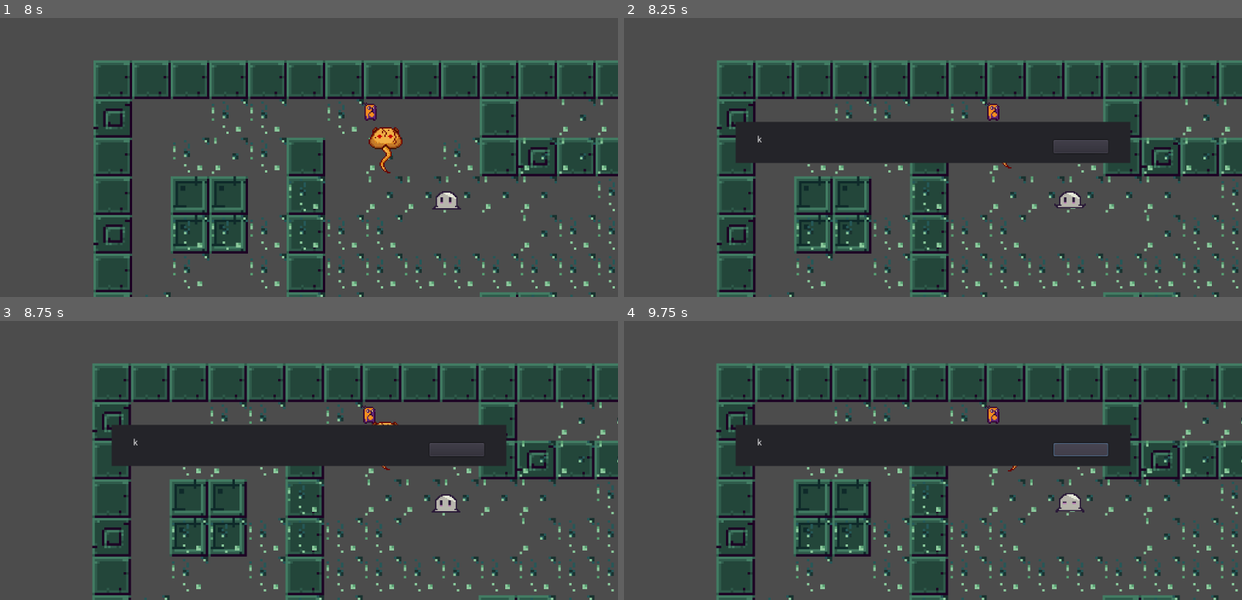
Above: before the commit, frames 1-4 (two rows, left to right).
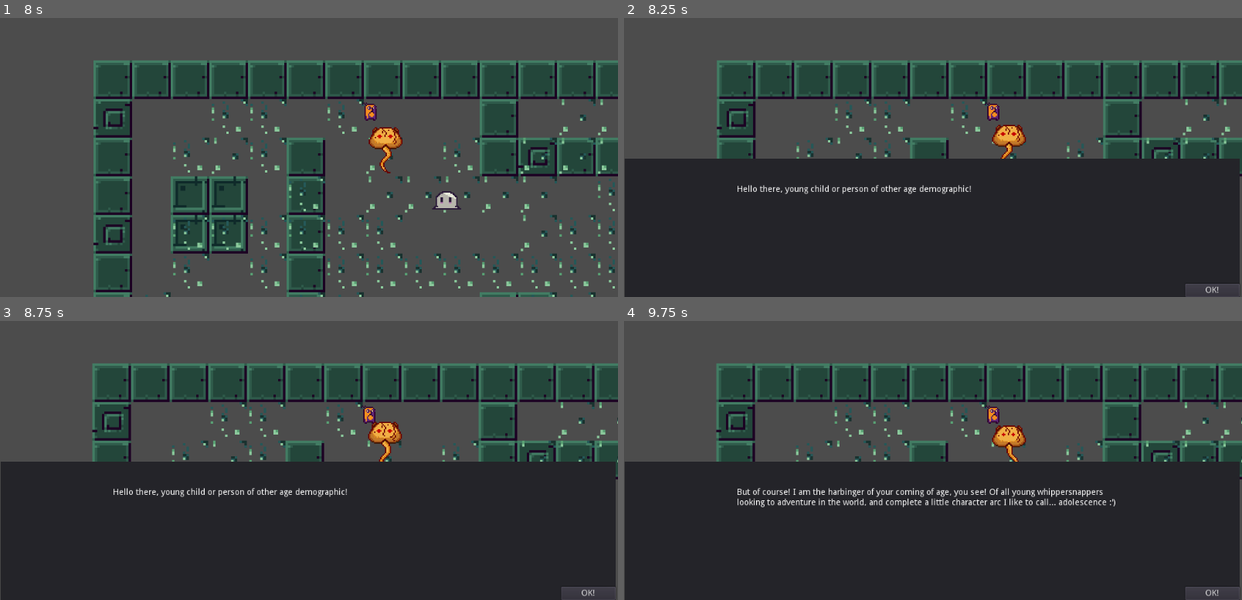
Above: after the commit, the same moments.

Repository: 8aku/godot_tutorials
Game: Godot game, scene res://Scenes/World.tscn
The game is run twice, just before and just after one commit, with the same random seed, the same clock (stepped at 60 frames per second) and the same inputs.
Inputs (mouse positions are in pixels of both pictures, inside the frame that each line leads up to; where the layout moved, square brackets give the same spot in the first picture):
- Up to frame 1 (8 s): tap Enter (inspect_item) at 0.5, 2.85, 7.35 s; move the mouse to (278, 204) at 0.52 s; hold Enter (inspect_item) 0.53-1.28 s; hold W (ui_up) 0.53-2.03 s; click (278, 204) at 0.67 s; move the mouse to (494, 188) at 1.27 s; tap Space (interact) at 1.35, 5.85 s; move the mouse to (123, 96) at 2.02 s; hold A (ui_left) 2.03-3.53 s; tap Tab at 2.1, 4.35, 6.6 s; move the mouse to (339, 143) at 2.77 s; click (339, 143) at 2.92 s; move the mouse to (216, 65) at 3.52 s; hold S (ui_down) 3.53-4.28 s; hold Space (interact) 3.53-4.28 s; move the mouse to (444, 126) at 4.27 s; hold D (ui_right) 4.28-5.03 s; move the mouse to (185, 157) at 5.02 s; hold W (ui_up) 5.03-5.78 s; hold Enter (inspect_item) 5.03-5.78 s; click (185, 157) at 5.17 s; move the mouse to (370, 73) at 5.77 s; hold D (ui_right) from 5.78 s (still down); move the mouse to (278, 204) at 6.52 s; move the mouse to (494, 188) at 7.27 s; click (494, 188) at 7.42 s
- Up to frame 2 (8.25 s): move the mouse to (747, 96) at 8.02 s; release D (ui_right) at 8.03 s; hold S (ui_down) from 8.03 s (still down); hold Space (interact) from 8.03 s (still down)
- Up to frame 3 (8.75 s): keep holding S (ui_down); keep holding Space (interact)
- Up to frame 4 (9.75 s): release S (ui_down) at 8.75 s; release Space (interact) at 8.75 s; click (1211, 594) [1081, 449] at 8.75 s; click (803, 527) [1081, 449] at 9.5 s

Frame 1 is identical in both runs. In frame 2, 54% of the frame differs, in the area x 0-100%, y 37-100%; in frame 3, 54%; in frame 4, 54%.
Error before the commit: Invalid get index 'NPC1' (on base: 'Dictionary'). (res://Scenes/DialogueParser.gd:47)

Commit message:
made dialogue boxes better..

Diff:
--- a/Narrative/events.json
+++ b/Narrative/events.json
@@ -1,6 +1,36 @@
 {
     "SceneName": "World",
     "eventTarget": {
+        "Door": {
+            "Start": {
+                "Name": "doorInitial",
+                "Flag": false
+            },
+            "Unlock" : {
+                "Name": "doorUnlocked",
+                "Flag": "haveInvitation"
+            }
+        },
+        "Professor": {
+            "Start": {
+                "Name": "storyTest",
+                "Flag": false
+            },
+            "Angry": {
+                "Name": "angryResponse",
+                "Flag": "checkedBrick"
+            },
+            "Repeat": {
+                "Name": "storyTestRepeat",
+                "Flag": false
+            }
+        },
+        "Invitation": {
+            "Start": {
+                "Name": "invitationGet",
+                "Flag": false
+            }
+        },
         "Item": {
             "Start": {
                 "Name": "itemInitial",
--- a/Narrative/storyTest.json
+++ b/Narrative/storyTest.json
@@ -1,15 +1,7 @@
 {
-    "url_key": "vjz9",
-    "title": "A Story",
-    "updated_at": "2016-09-14T05:58:00Z",
-    "created_at": "2016-09-14T05:34:57Z",
     "data": {
         "optionMirroring": true,
-        "initial": "helloThereYoungC",
         "editorData": {
-            "authorName": "TheHappieCat",
-            "textSize": 0,
-            "playPoint": "alrightGreatNowW",
             "libraryVisible": true
         },
         "doorInitial": {
--- a/Scenes/DialoguePanel2.tscn
+++ b/Scenes/DialoguePanel2.tscn
@@ -14,13 +14,12 @@
 [node name="Panel" type="Panel" parent="." index="0"]
 
 anchor_left = 0.5
-anchor_top = 0.5
+anchor_top = 1.0
 anchor_right = 0.5
-anchor_bottom = 0.5
-margin_left = -327.0
-margin_top = -34.0
-margin_right = 327.0
-margin_bottom = 34.0
+anchor_bottom = 1.0
+margin_left = -511.0
+margin_top = -229.0
+margin_right = 508.0
 rect_pivot_offset = Vector2( 0, 0 )
 rect_clip_content = false
 mouse_filter = 0
@@ -34,14 +33,12 @@
 
 [node name="Button" type="Button" parent="Panel" index="0"]
 
-anchor_left = 0.0
-anchor_top = 0.0
-anchor_right = 0.0
-anchor_bottom = 0.0
-margin_left = 527.0
-margin_top = 30.0
-margin_right = 617.0
-margin_bottom = 52.0
+anchor_left = 1.0
+anchor_top = 1.0
+anchor_right = 1.0
+anchor_bottom = 1.0
+margin_left = -90.0
+margin_top = -22.0
 rect_pivot_offset = Vector2( 0, 0 )
 rect_clip_content = false
 focus_mode = 2
@@ -53,20 +50,21 @@
 enabled_focus_mode = 2
 shortcut = null
 group = null
+text = "OK!"
 flat = false
 align = 1
 script = ExtResource( 2 )
 
 [node name="Label" type="Label" parent="Panel" index="1"]
 
-anchor_left = 0.0
-anchor_top = 0.0
-anchor_right = 0.0
-anchor_bottom = 0.0
-margin_left = 36.0
-margin_top = 23.0
-margin_right = 482.0
-margin_bottom = 52.0
+anchor_left = 0.5
+anchor_top = 0.5
+anchor_right = 0.5
+anchor_bottom = 0.5
+margin_left = -324.0
+margin_top = -70.5
+margin_right = 324.0
+margin_bottom = 70.5
 rect_pivot_offset = Vector2( 0, 0 )
 rect_clip_content = false
 mouse_filter = 2
@@ -74,6 +72,7 @@
 size_flags_horizontal = 1
 size_flags_vertical = 4
 text = "k"
+autowrap = true
 percent_visible = 1.0
 lines_skipped = 0
 max_lines_visible = -1
--- a/Scenes/DialogueParser.gd
+++ b/Scenes/DialogueParser.gd
@@ -67,24 +67,19 @@
 			currChoices.append(item)
 	#lock_next_button(true)
 
-#TO-DO: Allow players to use arrow keys/joystick instead of buttons to select options
-#TO-DO: Allow players to use number keys to quickly select options
-#TO-DO: Make an options menu to toggle dialogue options and input
-#TO-DO: Resize dialogue box and buttons based on screen, not magic numbers
-#TO-DO: Make validation script to make sure no choices or dialogue goes outside box
 func display_choices(text):
 	for i in range(0, currChoices.size()):
 		var choiceButton = Button.new()
 		choiceButton.set_name("ChoiceButton" + str(i))
 		panelNode.add_child(choiceButton)
-		choiceButton.set_pos(Vector2(10, 10 + 75*i))
+		choiceButton.set_position(Vector2(10, 10 + 75*i))
 		choiceButton.set_size(Vector2(580, 50))
 		choiceButton.connect("pressed", self, "_on_button_pressed", [choiceButton])
 
 		var choiceLabel = Label.new()
 		choiceLabel.set_name("ChoiceLabel" + str(i))
 		panelNode.get_node("ChoiceButton" + str(i)).add_child(choiceLabel)
-		choiceLabel.set_pos(Vector2(10, 10))
+		choiceLabel.set_position(Vector2(10, 10))
 		choiceLabel.set_size(Vector2(580, 50))
 		choiceLabel.set_autowrap(true)
 		choiceLabel.set_text(currChoices[i]["option"])
--- a/Scenes/World.tscn
+++ b/Scenes/World.tscn
@@ -87,7 +87,7 @@
 
 position = Vector2( 397.588, 369.662 )
 
-[node name="NPC1" parent="TileMap" index="5" groups=[
+[node name="Professor" parent="TileMap" index="5" groups=[
 "Interactable",
 ] instance=ExtResource( 8 )]
 
